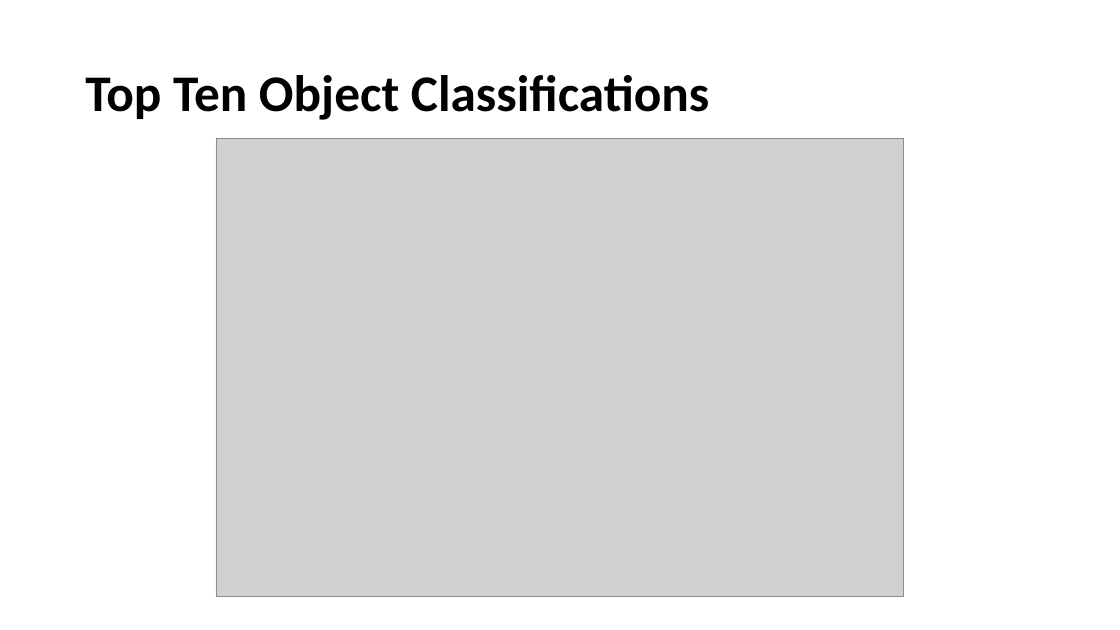
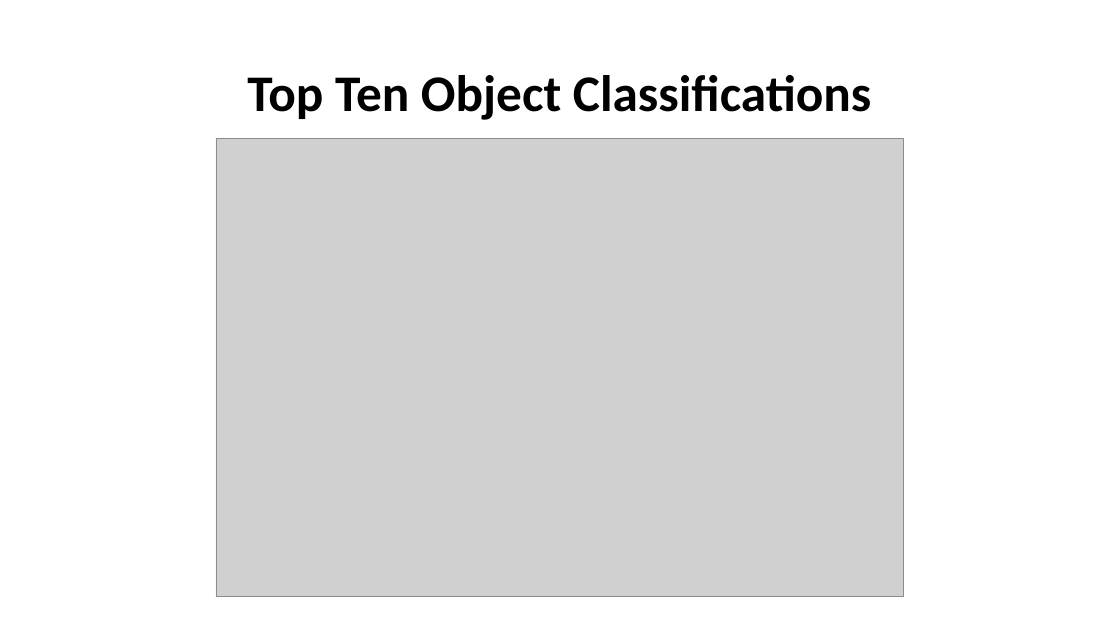
Before and after one commit to MtSopris/ProjectMet2, a slide deck: slide 7 of Analysis of th MET.pptx. Drawn at 1120x630 pixels with LibreOffice and Linux fonts; fonts in the diff are those of the drawing; grey boxes stand for pictures; background and template pictures are left out. Boxes give left, top, right and bottom in pixels: in the first picture for what was removed or moved away, otherwise in the second. Text is boxed around its words. In the diff, an @@ line names an element or a change of style, - is before the commit and + after.

```diff
--- a/Analysis of th MET.pptx
+++ b/Analysis of th MET.pptx
@@ title "Top Ten Object Classifications" at bbox=[247, 75, 872, 120]: alignment left to centre @@
```
Also in this commit, not shown: 2 other slides changed, 10 other files.
